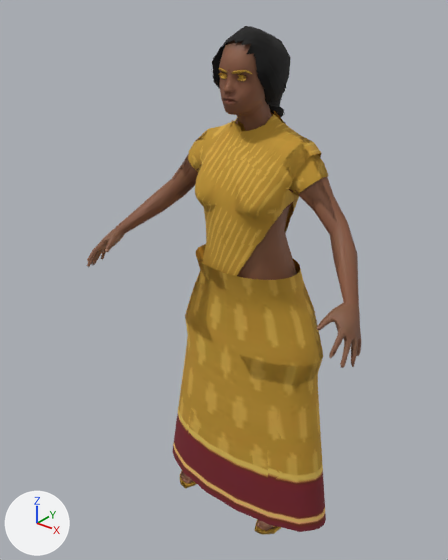
Renders of the glTF model godot-chennai/assets/people/homemaker.glb from each side of a commit.
Both versions are drawn from a camera (50 mm lens) standing at (1.044, -1.471, 1.709) and looking at (-0.049, -0.105, 0.861). Lighting does not change. The marker at lower left points along +X, +Y and +Z. The first picture is the older version. Vertices at exactly the same position are counted once.

Objects in the first picture: 'Body', 'Body_LOD1'.
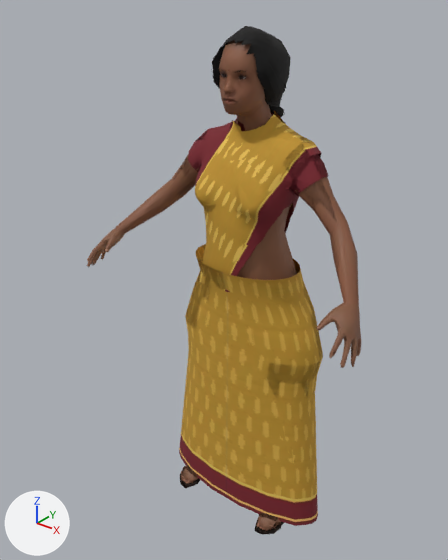
Boxes [x1, y1, x2, y2] around the edits, measured in the pictures (448 x 560 px; the box of a moved part takes in the faces that stretch with it):
part 1 of me_body, moved or reshaped: before [173, 332, 324, 532]; after [179, 332, 317, 526]
part 2 of me_body, surface changed: [180, 70, 328, 534] in both
part 3 of me_body_lod1, moved or reshaped: before [173, 302, 326, 531]; after [179, 297, 318, 526]
part 4 of me_body_lod1, surface changed: [180, 71, 321, 534] in both

The change, as a list of edits to the scene's bpy script:
```text
Change me_body:
    where me_body.from_pydata(...)  # 5690 vertices, 8208 faces; spans x -0.49..0.49, y -0.31..0.11, z 0.0..1.6
    used by ob_body; location = (0.0, 0.0, 0.0)
    me_body part 1: 266 of the vertices in x -0.34..0.34, y -0.18..0.1, z 0.02..0.58 are scaled about their middle by (0.931, 0.882, 1)
    me_body part 2: 2535 kept faces spanning x -0.31..0.31, y -0.2..0.11, z 0.0..1.5 get new texture (UV) coordinates
Change me_body_lod1:
    used by ob_body_lod1; location = (0.0, 0.0, 0.0)
    remove me_body_lod1.from_pydata(...)  # 2651 vertices, 3386 faces; spans x -0.49..0.49, y -0.31..0.11, z 0.0..1.6
    add me_body_lod1.from_pydata(...)  # 2650 vertices, 3386 faces; spans x -0.49..0.49, y -0.31..0.11, z 0.0..1.6
    me_body_lod1 part 3
    73 vertices are removed from x -0.34..0.34, y -0.18..0.1, z 0.02..0.72
    174 faces are deleted
    4 vertices in x 0.16..0.24, y 0.04..0.07, z 0.19..0.33 move by (-0.01, -0.01, -0.01)
    4 vertices in x -0.24..-0.16, y 0.04..0.07, z 0.19..0.33 move by (0.01, -0.01, -0.01)
    35 vertices move from x -0.32..0.32, y -0.15..0.1, z 0.02..0.72 to x -0.29..0.29, y -0.14..0.09, z 0.02..0.66
    64 vertices are added at x -0.31..0.31, y -0.16..0.1, z 0.02..0.67
    8 new vertices lie (0.0, 0.0, -0.07) away from vertices in x -0.25..0.25, y -0.14..-0.03, z 0.58
    174 new faces join them, mat_outfit
    me_body_lod1 part 4: 1121 kept faces spanning x -0.29..0.29, y -0.2..0.11, z 0.0..1.5 get new texture (UV) coordinates
```
